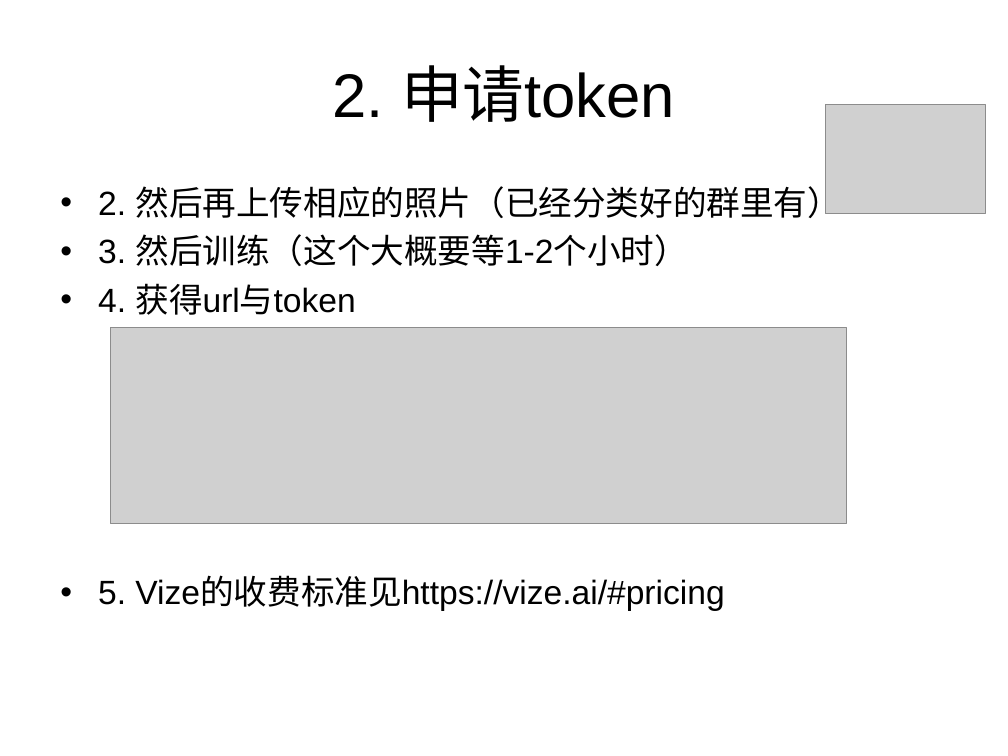
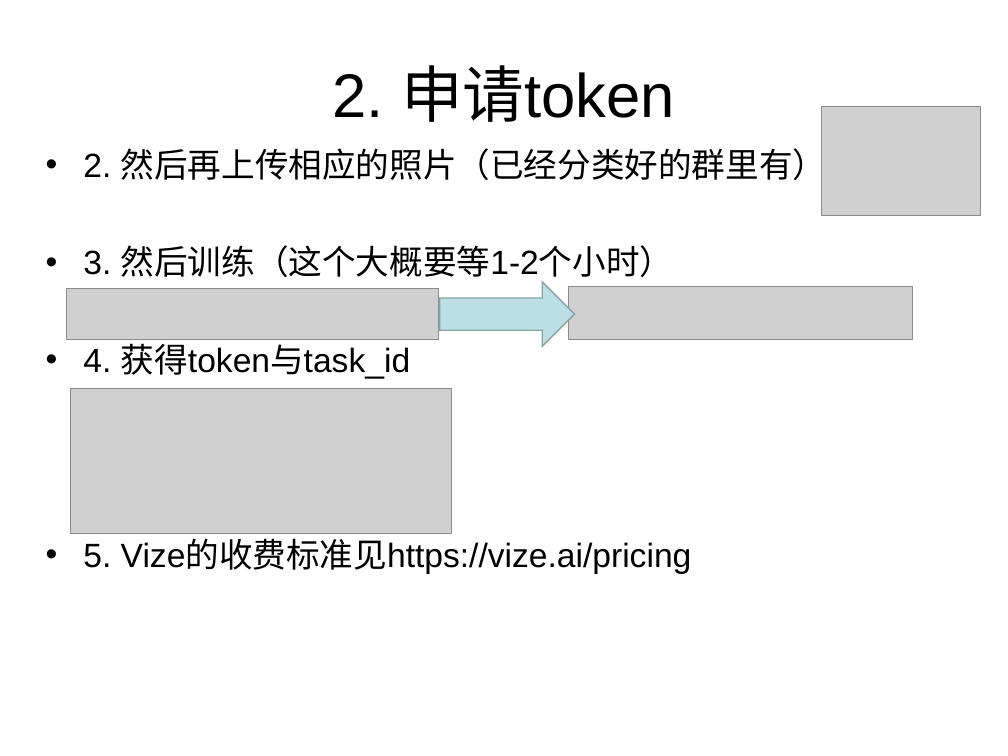
Before and after one commit to dodying/UserJs, a slide deck: slide 4 of HentaiVerse/hvInterval/使用说明.ppt. Drawn at 1008x756 pixels with LibreOffice and Linux fonts; fonts in the diff are those of the drawing; grey boxes stand for pictures. Boxes give left, top, right and bottom in pixels: in the first picture for what was removed or moved away, otherwise in the second. Text is boxed around its words. In the diff, an @@ line names an element or a change of style, - is before the commit and + after.

```diff
--- a/HentaiVerse/hvInterval/使用说明.ppt
+++ b/HentaiVerse/hvInterval/使用说明.ppt
@@ picture: place and size @@
-picture at <box>826,105,985,214</box>
+picture at <box>822,107,981,216</box>
@@ text "2. 然后再上传相应的照片（已经分类好的群里有）": place and size @@
-text "2. 然后再上传相应的照片（已经分类好的群里有）" at <box>98,180,841,611</box>
+text "2. 然后再上传相应的照片（已经分类好的群里有）" at <box>83,142,827,574</box>
@@ picture added at <box>67,289,439,340</box> @@
@@ right arrow added at <box>439,282,575,347</box>, fill #BBE0E3, outline #89A4A7 0.99 pt @@
@@ picture added at <box>569,286,912,339</box> @@
@@ text at <box>83,337,692,574</box>: text changed @@
-• 4. 获得url与token
-• 5. Vize的收费标准见https://vize.ai/#pricing
+• 4. 获得token与task_id
+• 5. Vize的收费标准见https://vize.ai/pricing
@@ picture: place and size @@
-picture at <box>111,328,847,524</box>
+picture at <box>71,388,452,533</box>
```
Also in this commit, not shown: 3 other slides changed, 6 other files.
